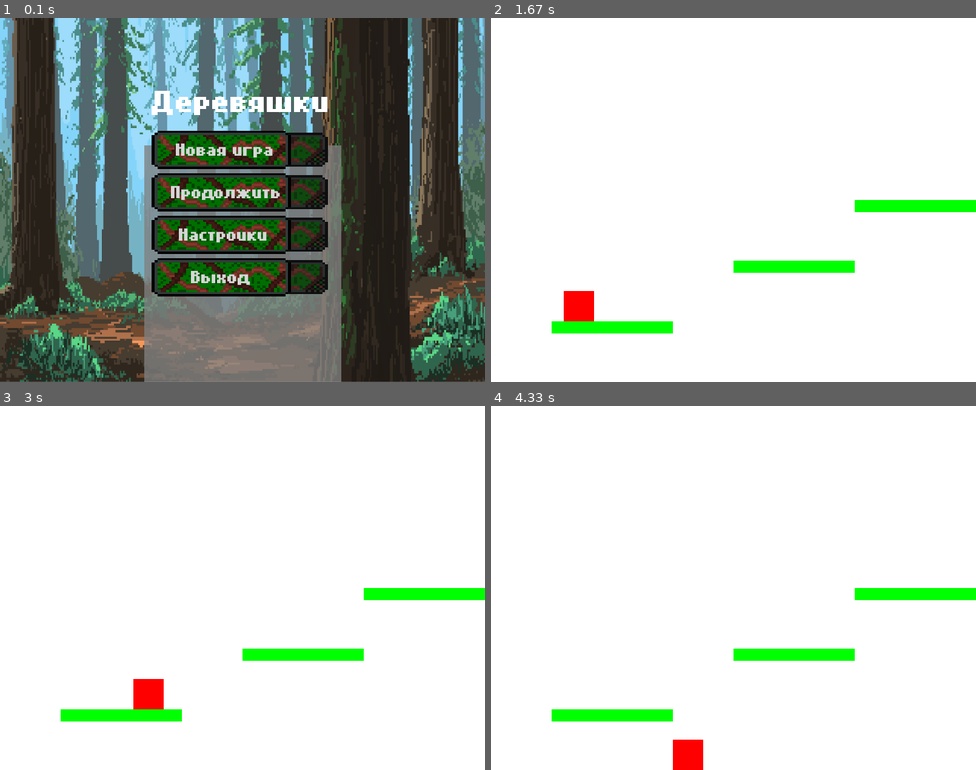
Above: before the commit, frames 1-4 (two rows, left to right).
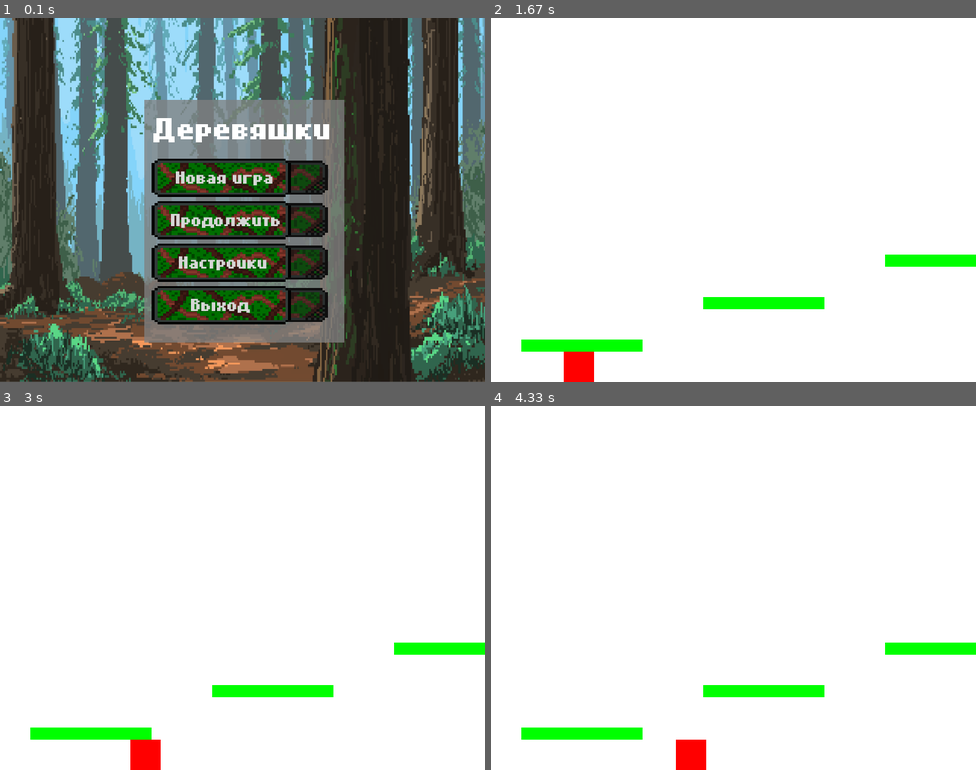
Above: after the commit, the same moments.

Repository: Juceexxx/Pygame_Derevyashki
Game: pygame game, started from main.py
Two runs of this game, one before a commit and one after it. Both use one fixed random seed, a clock stepped at 60 frames per second and the inputs below.
Inputs (mouse positions are in pixels of both pictures, inside the frame that each line leads up to):
- Up to frame 1 (0.1 s): no input
- Up to frame 2 (1.67 s): press the mouse at (733, 149) at 0.37 s; move the mouse to (728, 192) at 0.47 s; release the mouse at (728, 240) at 0.6 s; hold Left 0.67-1.2 s; move the mouse to (631, 61) at 0.7 s; hold Left 1.23-1.63 s
- Up to frame 3 (3 s): hold Right 1.67-2.3 s; hold Left 2.33-2.8 s; hold Right from 2.83 s (still down)
- Up to frame 4 (4.33 s): release Right at 3.3 s; hold Right 3.33-3.8 s; hold Left from 3.83 s (still down)

The runs differ from the first frame. In frame 1, 26% of the frame differs, in the area x 29-71%, y 20-100%; in frame 2, 5.8%; in frame 3, 5.8%; in frame 4, 4.9%.

Commit message:
Заменил flip на update, начал внедрять спрайты, отцентровал окошко в глвном меню

Diff:
--- a/main.py
+++ b/main.py
@@ -11,6 +11,7 @@
 current_resolution = WIDTH, HEIGHT = 800, 600
 screen = pygame.display.set_mode((WIDTH, HEIGHT))
 pygame.display.set_caption("Древесные Рыцари")
+all_sprites = pygame.sprite.Group()
 
 # Константы
 WHITE = (255, 255, 255)
@@ -20,6 +21,29 @@
 RED = (255, 0, 0)
 GREEN = (0, 255, 0)
 FPS = 60
+
+
+class Grass(pygame.sprite.Sprite):
+    def __init__(self, sheet, columns, rows, x, y):
+        super().__init__(all_sprites)
+        self.frames = []
+        self.cut_sheet(sheet, columns, rows)
+        self.cur_frame = 0
+        self.image = self.frames[self.cur_frame]
+        self.rect = self.rect.move(x, y)
+
+    def cut_sheet(self, sheet, columns, rows):
+        self.rect = pygame.Rect(29, 1000, sheet.get_width() // columns,
+                                sheet.get_height() // rows)
+        for j in range(rows):
+            for i in range(columns):
+                frame_location = (self.rect.w * i, self.rect.h * j)
+                self.frames.append(sheet.subsurface(pygame.Rect(
+                    frame_location, self.rect.size)))
+
+    def update(self):
+        self.cur_frame = (self.cur_frame + 1) % len(self.frames)
+        self.image = self.frames[self.cur_frame]
 
 
 # Загрузка изображений и изменение размера
@@ -49,12 +73,6 @@
 exit_button_image = pygame.transform.scale(exit_button_image, (300, 70))
 next_button_image = load_image('Next_Button.png')
 next_button_image = pygame.transform.scale(next_button_image, (300, 70))
-grass_without_wind_image = load_image('Grass_Without_Wind.png')
-# grass_without_wind_image
-grass_with_wind = load_image('Grass_With_Wind.png')
-# grass_with_wind
-grass_with_strong_wind = load_image('Grass_With_Strong_Wind.png')
-# grass_with_strong_wind
 background_image = load_image('background.png')
 background_image = pygame.transform.scale(background_image, current_resolution)
 
@@ -100,19 +118,19 @@
         screen_resolution()
 
         # Фон кнопок и заголовка
-        surf = pygame.Surface((325, 400))
+        surf = pygame.Surface((330, 400))
         surf.fill(DARK_GRAY)
         surf.set_alpha(200)
-        screen.blit(surf, (WIDTH // 2 - 162, HEIGHT // 2 - 90))
+        grey_rect = screen.blit(surf, (WIDTH // 2 - 162, HEIGHT // 2 - 165))
 
         # Отображение заголовка
-        draw_text('Деревяшки', font, WHITE, screen, WIDTH // 2 - 150, HEIGHT // 6)
+        draw_text('Деревяшки', font, WHITE, screen, grey_rect.x + 15, grey_rect.y + 10)
 
         # Создание кнопок
-        start_button = screen.blit(button_image, (WIDTH // 2 - 150, HEIGHT // 3.279))
-        continue_button = screen.blit(button_image, (WIDTH // 2 - 150, HEIGHT // 3.279 + 70))
-        settings_button = screen.blit(button_image, (WIDTH // 2 - 150, HEIGHT // 3.279 + 140))
-        exit_button = screen.blit(button_image, (WIDTH // 2 - 150, HEIGHT // 3.279 + 210))
+        start_button = screen.blit(button_image, (grey_rect.x + 12, grey_rect.y + 93))
+        continue_button = screen.blit(button_image, (grey_rect.x + 12, grey_rect.y + 163))
+        settings_button = screen.blit(button_image, (grey_rect.x + 12, grey_rect.y + 233))
+        exit_button = screen.blit(button_image, (grey_rect.x + 12, grey_rect.y + 303))
         draw_text('Новая игра', small_font, DIRTY_WHITE, screen, start_button.x + 40, start_button.y + 13)
         draw_text('Продолжить', small_font, DIRTY_WHITE, screen, continue_button.x + 32, continue_button.y + 13)
         draw_text('Настройки', small_font, DIRTY_WHITE, screen, settings_button.x + 45, settings_button.y + 13)
@@ -123,26 +141,25 @@
         mouse_click = pygame.mouse.get_pressed()
 
         if start_button.collidepoint(mouse_pos):
-            screen.blit(new_button_image, (WIDTH // 2 - 150, HEIGHT // 3.279))
+            screen.blit(new_button_image, (start_button.x, start_button.y))
             draw_text('Новая игра', small_font, DIRTY_WHITE, screen, start_button.x + 40, start_button.y + 13)
             if mouse_click[0]:
                 game_loop()  # Вызов функции игры
         elif continue_button.collidepoint(mouse_pos):
-            screen.blit(next_button_image, (WIDTH // 2 - 150, HEIGHT // 3.279 + 70))
+            screen.blit(next_button_image, (continue_button.x, continue_button.y))
             draw_text('Продолжить', small_font, DIRTY_WHITE, screen, continue_button.x + 32, continue_button.y + 13)
             if mouse_click[0]:
                 continue_game()  # Вызов функции продолжения игры
         elif settings_button.collidepoint(mouse_pos):
-            screen.blit(settings_button_image, (WIDTH // 2 - 150, HEIGHT // 3.279 + 140))
+            screen.blit(settings_button_image, (settings_button.x, settings_button.y))
             draw_text('Настройки', small_font, DIRTY_WHITE, screen, settings_button.x + 45, settings_button.y + 13)
             if mouse_click[0]:
                 settings_menu()  # Вызов функции настроек
         elif exit_button.collidepoint(mouse_pos):
-            screen.blit(exit_button_image, (WIDTH // 2 - 150, HEIGHT // 3.279 + 210))
+            screen.blit(exit_button_image, (exit_button.x, exit_button.y))
             draw_text('Выход', small_font, DIRTY_WHITE, screen, exit_button.x + 65, exit_button.y + 13)
             if mouse_click[0]:
-                if WIDTH // 2 - 150 <= mouse_pos[0] <= WIDTH // 2 + 150:
-                    sys.exit()  # Выход
+                sys.exit()  # Выход
 
         # Обновление экрана
         pygame.display.flip()
@@ -161,18 +178,19 @@
     else:
         screen = pygame.display.set_mode(current_resolution)
         full_screen = False
+
     pygame.display.set_caption("Кубик красный")
 
     # Переменные игрока
-    player_pos = [WIDTH // 2, HEIGHT // 2]
+    player_pos = [WIDTH // 2, HEIGHT - 50]
     player_speed_y = 0
     on_ground = False
 
     # Платформы
     platforms = [
-        pygame.Rect(100, 500, 200, 20),
-        pygame.Rect(400, 400, 200, 20),
-        pygame.Rect(600, 300, 650, 20)
+        pygame.Rect(50, HEIGHT - 70, 200, 20),
+        pygame.Rect(350, HEIGHT - 140, 200, 20),
+        pygame.Rect(650, HEIGHT - 210, 650, 20)
     ]
 
     # Основной игровой цикл
@@ -219,12 +237,14 @@
 
         # Отрисовка
         screen.fill(WHITE)
+        all_sprites.draw(screen)
+        all_sprites.update()
+        Grass(load_image('Grass.png'), 1, 3, 1000, 29)
         for platform in platforms:
             pygame.draw.rect(screen, GREEN, platform)
         pygame.draw.rect(screen, RED, (*player_pos, 50, 50))
-
-        pygame.display.flip()
         clock.tick(FPS)
+        pygame.display.update()  # ------------------------------- Используй update() !
 
 
 # Функция для продолжения игры
Binary file added: Data/Grass.png
Binary file removed: Data/Grass_With_Strong_Wind.png
Binary file removed: Data/Grass_With_Wind.png
Binary file removed: Data/Grass_Without_Wind.png
